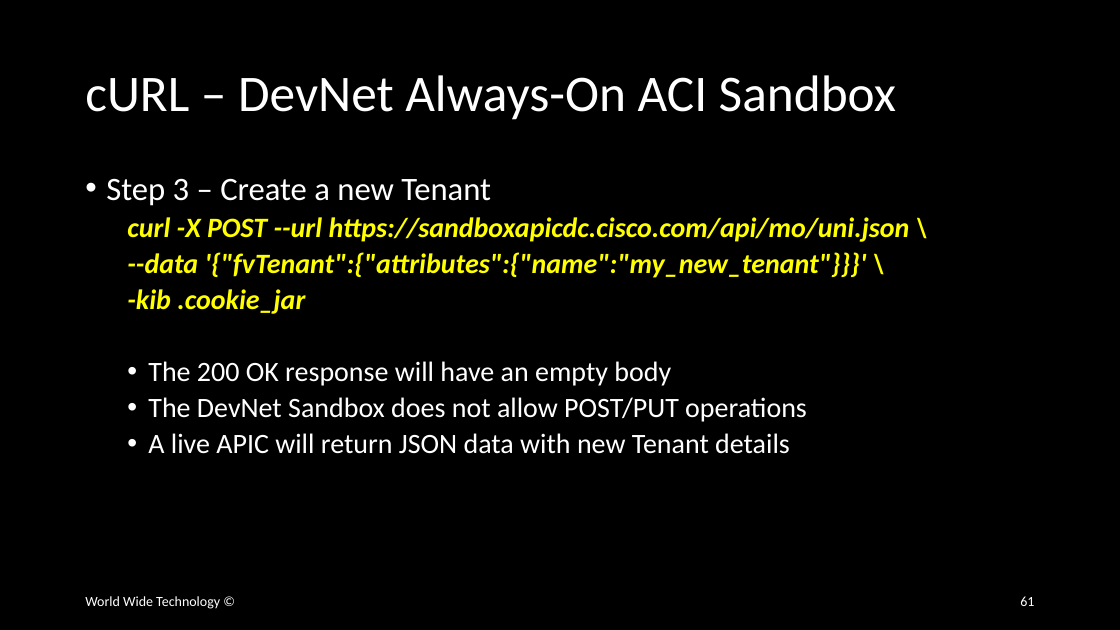
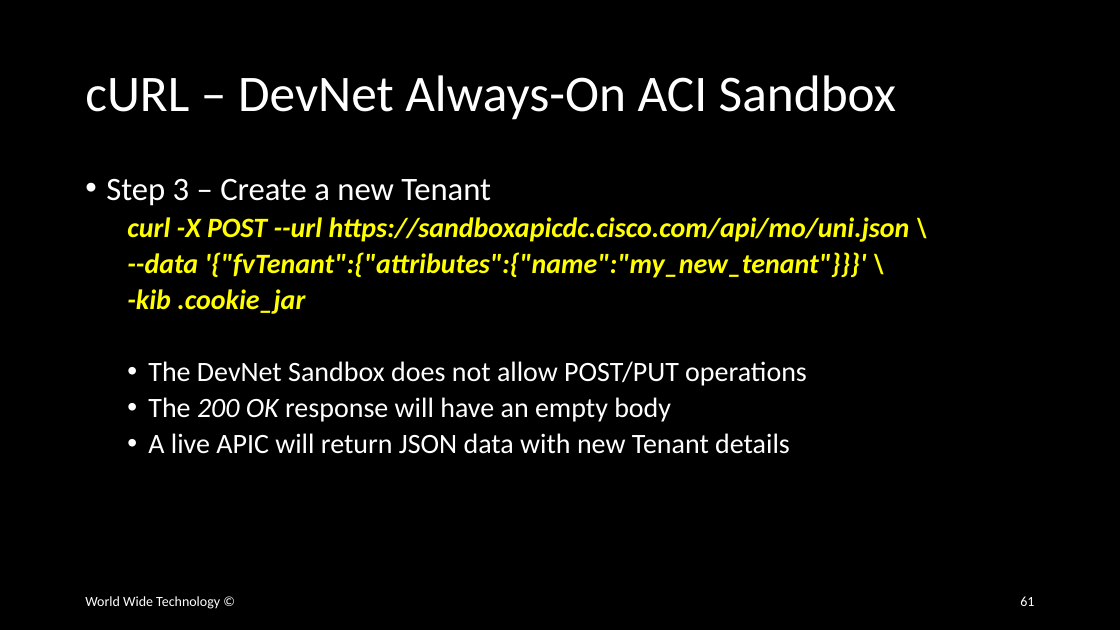
Before and after one commit to wwt/curl-requests-foundations, a slide deck: slide 61 of curl-requests-foundations.pptx. Drawn at 1120x630 pixels with LibreOffice and Linux fonts; fonts in the diff are those of the drawing. Boxes give left, top, right and bottom in pixels: in the first picture for what was removed or moved away, otherwise in the second. Text is boxed around its words. In the diff, an @@ line names an element or a change of style, - is before the commit and + after.

```diff
--- a/curl-requests-foundations.pptx
+++ b/curl-requests-foundations.pptx
@@ text at (148,361,807,386): paragraph added @@
+  • The DevNet Sandbox does not allow POST/PUT operations
@@ text at (148,397,807,422): paragraph removed @@
-  • The DevNet Sandbox does not allow POST/PUT operations
@@ text at (148,397,671,422): italic on in "200 OK" @@
```
Also in this commit, not shown: 1 other slide changed, 12 slides added.
